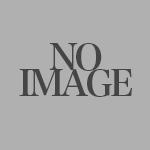
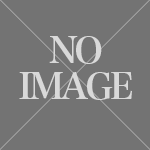
Two versions of the same layered image (150x150). Layer-by-layer changes:
painted on "NO IMAGE" over (19, 36, 132, 100)
added layer "レイヤー 2 のコピー" above "レイヤー 2" over (0, 0, 150, 150)
added layer "レイヤー 2" above "レイヤー 1" over (0, 0, 150, 150)
added layer "レイヤー 1" above "背景" over (0, 0, 150, 150)
